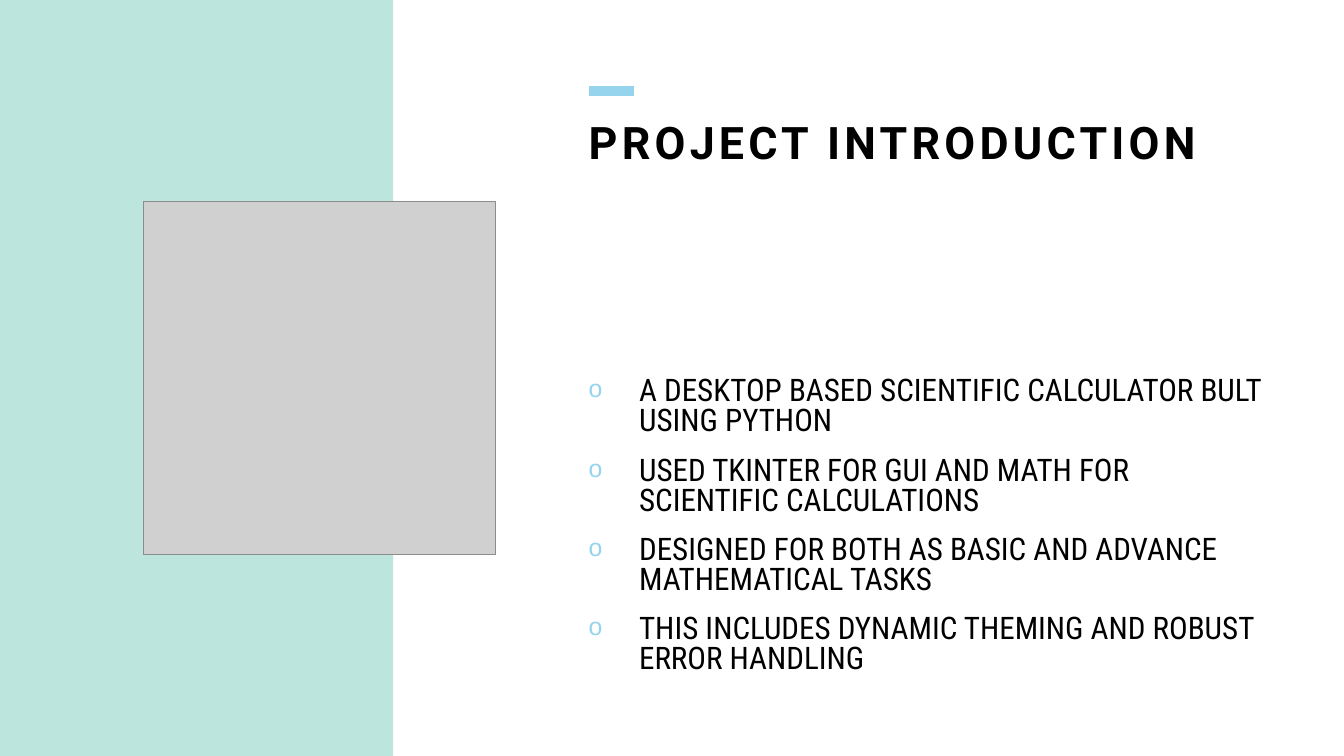
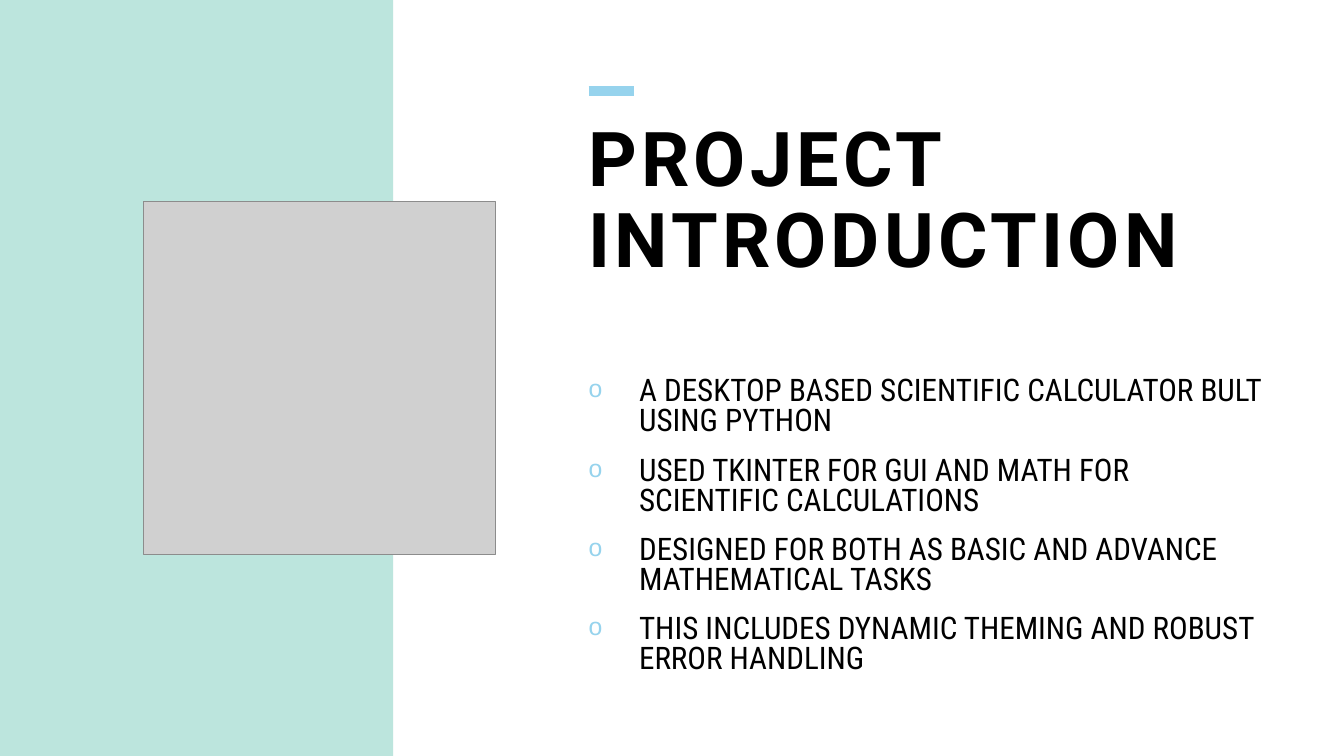
Before and after one commit to aishks14/scientific-calc-project-2, a slide deck: slide 5 of scientific-calculator-project-2.pptx. Drawn at 1344x756 pixels with LibreOffice and Linux fonts; fonts in the diff are those of the drawing; grey boxes stand for pictures. Boxes give left, top, right and bottom in pixels: in the first picture for what was removed or moved away, otherwise in the second. Text is boxed around its words. In the diff, an @@ line names an element or a change of style, - is before the commit and + after.

```diff
--- a/scientific-calculator-project-2.pptx
+++ b/scientific-calculator-project-2.pptx
@@ title "PROJECT INTRODUCTION" at bbox=[589, 131, 1178, 268]: size 32 to 54 pt @@
```
Also in this commit, not shown: 5 other slides changed, 6 slides added, 6 slides removed.
